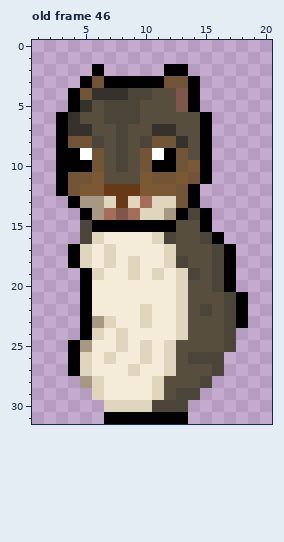
One commit to this pixel-art file: Sprite_Stuff/Aseprite Files/SquirrelSprite.aseprite. Above is the file before it was changed.
32x32 pixels, 46 frames. Colours within 5 levels of each other are drawn and written as one. Shown: old frame 46: x 1..20, y 0..31. The commit also changed other frames, which this record leaves out.
The same view after the edit:
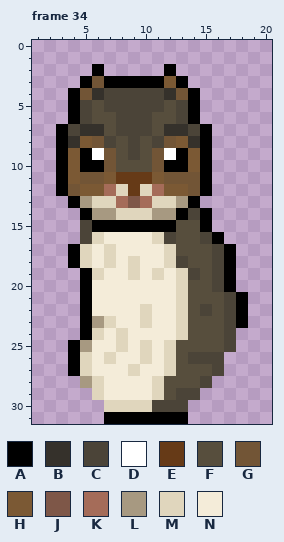
Palette (. is transparent): A #000000  B #35312b  C #4b4438  D #ffffff  E #663a17  F #574e3d  G #725536  H #7b5934  J #7e5748  K #a56c59  L #a79981  M #e0d6bd  N #f4ecd9
A new or re-ordered frame is compared with the old frame closest to it.
From old to new:
frames re-ordered
Changed rows in their new state; - is an unchanged pixel.
Frame 34 against old frame 46, layer "Group 1/Head":
first column x 3:
 2 ----------.--
 3 ---------HA.-
 4 ----CC--CBG--
 5 --C----CC-C--
 6 .AC-F--C--CA.
 7 -C-B--CCF-BC-
 8 -BHGCFCFC-HB-
 9 -HADGFCFGDAH-
10 -H-AGF-FG-A--
11 -H-GHEEEH-G--
12 ----KM-MK-HGA
13 ---M-KJ---L--
14 ----LMM-L----
